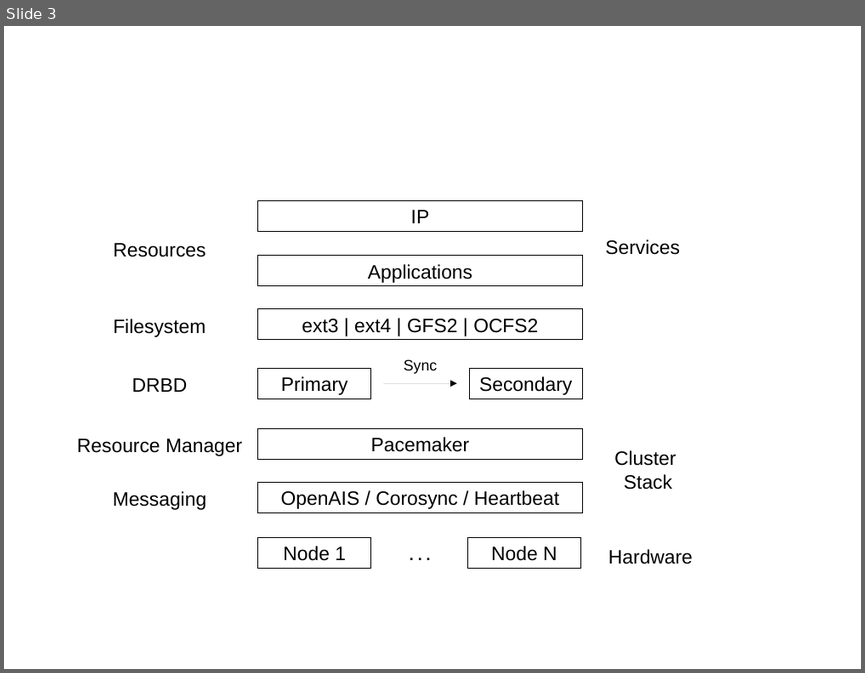
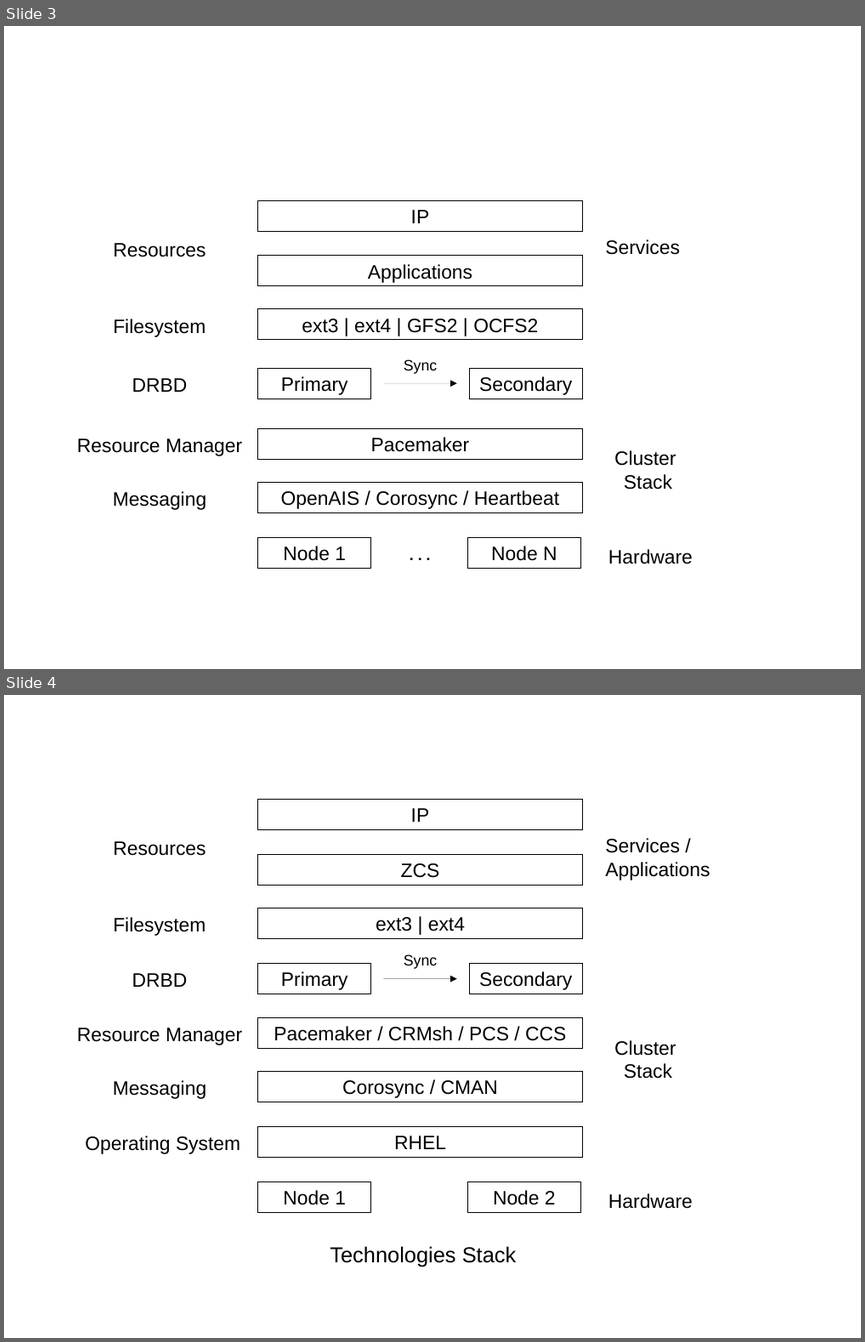
Before and after one commit to gamezdaniel/TFM, a slide deck: tmp/Diagrams.odp. Shown one above the other, each under a label of ours: slide 3 before the commit, slides 3 and 4 after it. The pictures are 865x673 and 865x1342 pixels, drawn with LibreOffice and Linux fonts; fonts in the diff are those of the drawing. Boxes give left, top, right and bottom in pixels: in the first picture for what was removed or moved away, otherwise in the second. Text is boxed around its words. In the diff, an @@ line names an element or a change of style, - is before the commit and + after.

Commit message:
Presentation updated

```diff
--- a/tmp/Diagrams.odp
+++ b/tmp/Diagrams.odp
@@ slide 4 added at (4,695,861,1338), background #FFFFFF @@
@@ rectangle added at (258,800,583,829), outline #000000 0 pt, 18 pt, text #000000 @@
+IP
@@ text added at (113,841,205,856), 18 pt, text #000000 @@
+Resources
@@ text added at (605,838,710,880), 18 pt, text #000000 @@
+Services /
+Applications
@@ rectangle added at (258,855,583,885), outline #000000 0 pt, 18 pt, text #000000 @@
+ZCS
@@ text added at (113,917,205,936), 18 pt, text #000000 @@
+Filesystem
@@ rectangle added at (258,908,583,938), outline #000000 0 pt, 18 pt, text #000000 @@
+ext3 | ext4
@@ text added at (132,973,188,987), 18 pt, text #000000 @@
+DRBD
@@ rectangle added at (258,964,372,993), outline #000000 0 pt, 18 pt, text #000000 @@
+Primary
@@ text added at (404,954,438,969), 14 pt, text #000000 @@
+Sync
@@ rectangle added at (469,964,583,993), outline #000000 0 pt, 18 pt, text #000000 @@
+Secondary
@@ arrow added from (383, 979) to (457, 979), #000000 0 pt @@
@@ rectangle added at (258,1018,583,1048), outline #000000 0 pt, 18 pt, text #000000 @@
+Pacemaker / CRMsh / PCS / CCS
@@ text added at (77,1027,242,1045), 18 pt, text #000000 @@
+Resource Manager
@@ text added at (614,1040,676,1078), 18 pt, text #000000 @@
+Cluster
+Stack
@@ rectangle added at (258,1072,583,1101), outline #000000 0 pt, 18 pt, text #000000 @@
+Corosync / CMAN
@@ text added at (113,1080,206,1099), 18 pt, text #000000 @@
+Messaging
@@ rectangle added at (258,1127,583,1157), outline #000000 0 pt, 18 pt, text #000000 @@
+RHEL
@@ text added at (85,1135,240,1154), 18 pt, text #000000 @@
+Operating System
@@ rectangle added at (258,1182,372,1212), outline #000000 0 pt, 18 pt, text #000000 @@
+Node 1
@@ rectangle added at (467,1182,581,1212), outline #000000 0 pt, 18 pt, text #000000 @@
+Node 2
@@ text added at (608,1193,692,1208), 18 pt, text #000000 @@
+Hardware
@@ text added at (330,1246,517,1267), 20 pt, text #000000 @@
+Technologies Stack
```
Also in this commit, not shown: 16 other files.
